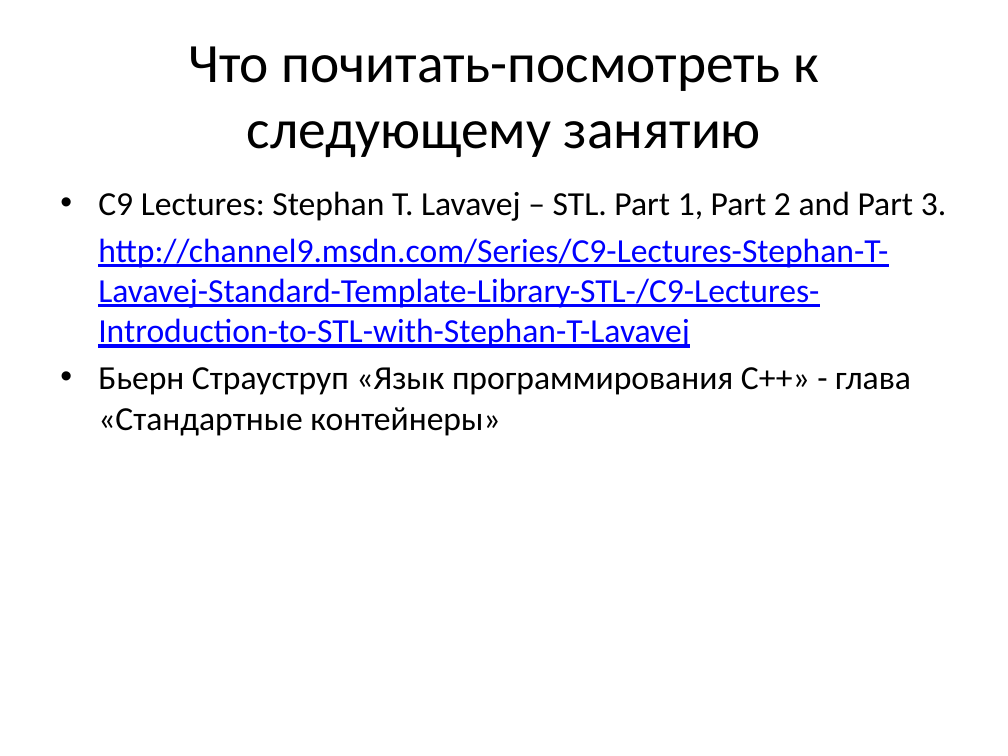
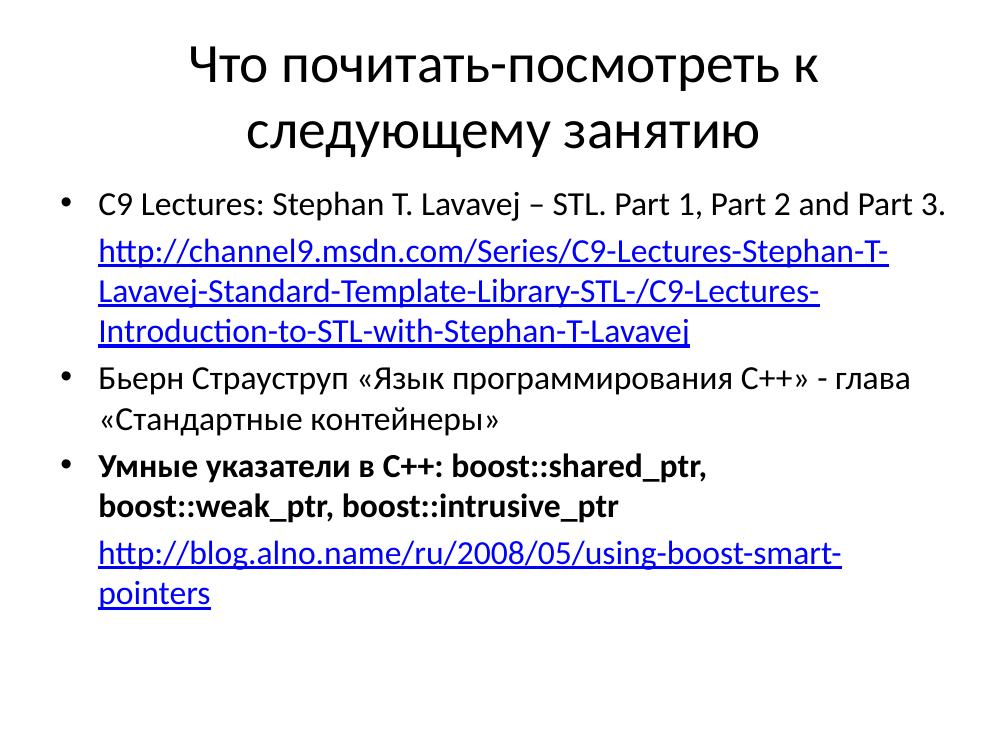
Before and after one commit to tscherkas/cpp_craft_1013, a slide deck: slide 16 of lections/cpp_craft_lec_1_part_2_v1_2.pptx. Drawn at 1008x756 pixels with LibreOffice and Linux fonts; fonts in the diff are those of the drawing. Boxes give left, top, right and bottom in pixels: in the first picture for what was removed or moved away, otherwise in the second. Text is boxed around its words. In the diff, an @@ line names an element or a change of style, - is before the commit and + after.

```diff
--- a/lections/cpp_craft_lec_1_part_2_v1_2.pptx
+++ b/lections/cpp_craft_lec_1_part_2_v1_2.pptx
@@ text at <box>98,453,841,610</box>: paragraphs added @@
+• Умные указатели в C++: boost::shared_ptr, boost::weak_ptr, boost::intrusive_ptr
+http://blog.alno.name/ru/2008/05/using-boost-smart-pointers
```
Also in this commit, not shown: 4 other slides changed, 1 other file.
